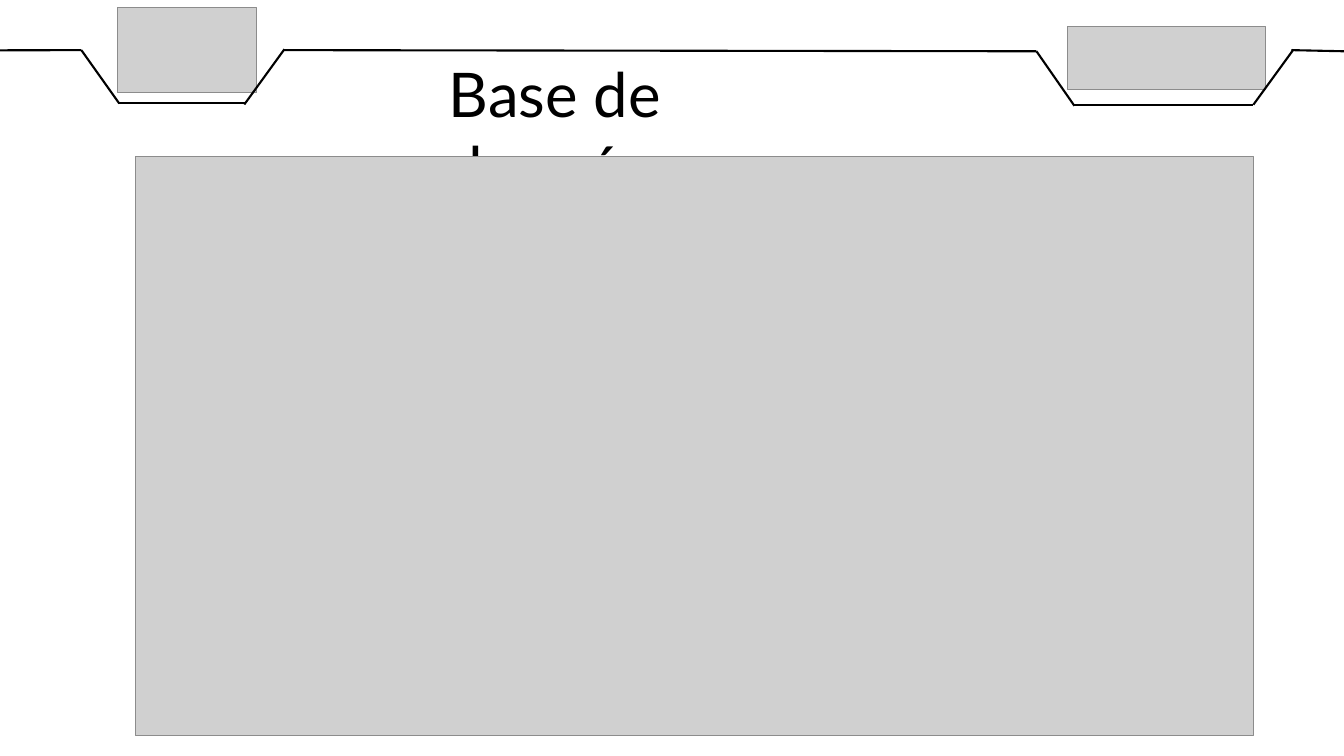
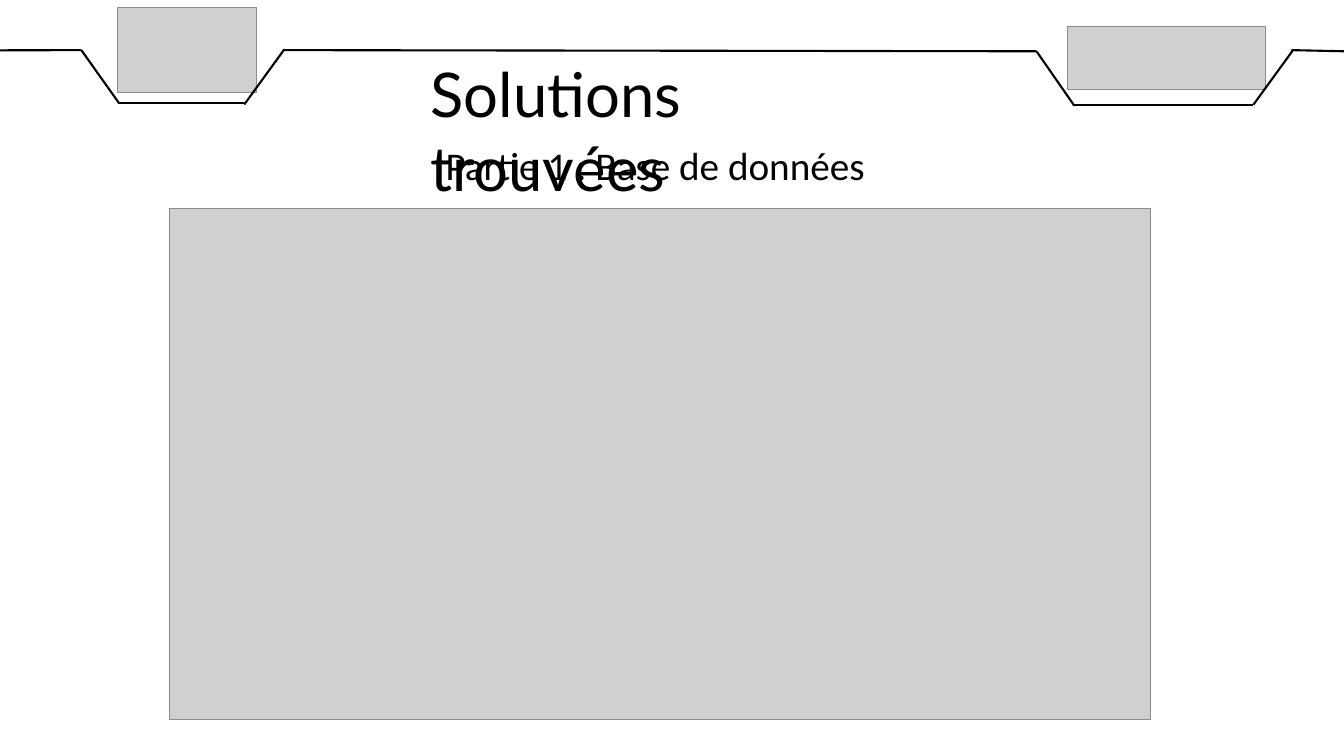
Before and after one commit to DylanChe/SupervisionSerre, a slide deck: slide 10 of oral_projet/revue_2/diaporama_revue_2_dylan.pptx (slide 9 before the commit). Drawn at 1344x756 pixels with LibreOffice and Linux fonts; fonts in the diff are those of the drawing; grey boxes stand for pictures. Boxes give left, top, right and bottom in pixels: in the first picture for what was removed or moved away, otherwise in the second. Text is boxed around its words. In the diff, an @@ line names an element or a change of style, - is before the commit and + after.

```diff
--- a/oral_projet/revue_2/diaporama_revue_2_dylan.pptx
+++ b/oral_projet/revue_2/diaporama_revue_2_dylan.pptx
@@ text at <box>430,71,681,192</box>: text changed @@
-Base de données
+Solutions trouvées
@@ text added at <box>446,147,865,190</box>, 28 pt, text #000000 @@
+Partie 1 : Base de données
@@ picture: place and size @@
-picture at <box>135,156,1253,736</box>
+picture at <box>169,209,1151,720</box>
```
Also in this commit, not shown: 3 other slides changed, 1 slide added, 1 slide removed, 3 other files.
